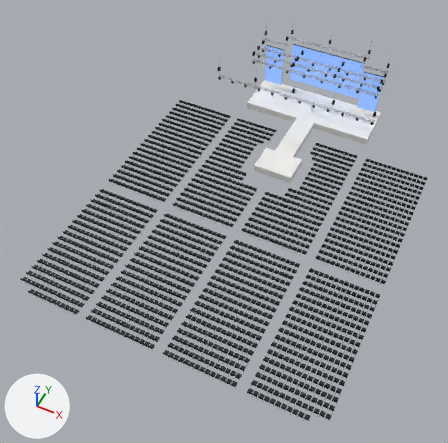
The glTF model samples/product-launch.glb, before and after one commit.
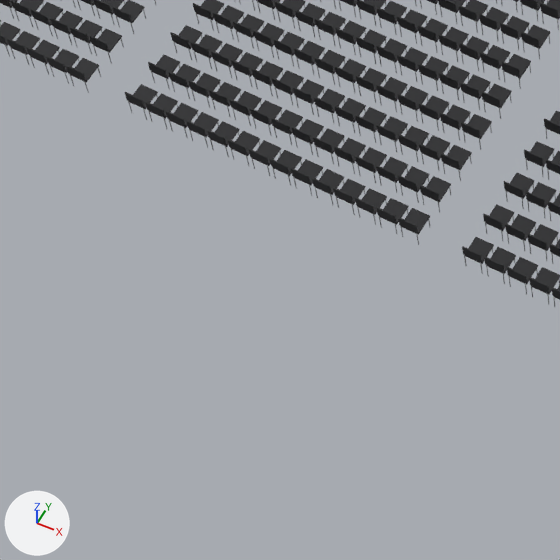
The first picture shows the older version from a 50 mm lens placed at (19.4, -63.0, 53.5), pointed at (-1.1, -22.1, 2.3). The close-ups show the older and then the newer version on the part from 13% to 41% of the width and 67% to 96% of the height of that picture. Only the edits that show in the close-ups are written down. The lights are fixed; the arrows at lower left show +X, +Y and +Z. Where no turn or scale is listed for an object, it has been applied to the vertices.
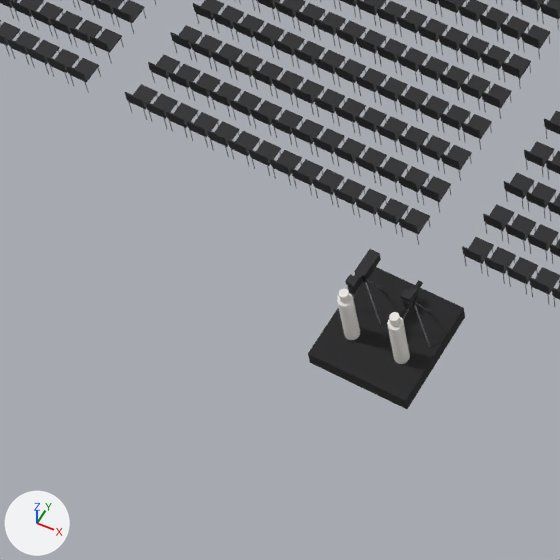
Pixel boxes [x1, y1, x2, y2] of what changed, in the close-ups (560 x 560 px):
'BC.PLATFORM.FOH', added (black)
    after: [308, 267, 465, 409]
'BC.CAM.1.OP', added
    after: [337, 288, 360, 340]
'BC.CAM.2.OP', added
    after: [387, 312, 410, 364]
'BC.CAM.1', added (black)
    after: [345, 249, 381, 295]
'BC.CAM.2', added
    after: [401, 280, 423, 309]
'BC.CAM.2.SUPPORT', added
    after: [402, 295, 430, 347]
'BC.CAM.1.SUPPORT', added
    after: [353, 276, 382, 325]

The edits, one by one:
Material 'SC_Camera' (mat_sc_camera) is new.
Its base color is (0.0194, 0.0194, 0.0232) (black #26262a).
Its metallic is 0.4.
Material 'SC_Camera_Platform' (mat_sc_camera_platform) is new.
Its base color is (0.013, 0.013, 0.0144) (black #1e1e20).
Its roughness is 0.9.
Mesh me_bc_cam_2_op is new.
It has 72 vertices, 128 faces and spans x -0.17..0.17, y -0.17..0.17, z 0.0..1.75.
It uses material mat_sc_reference_figure (white #ebe8e3).
Mesh me_bc_cam_1_op is new.
It has 72 vertices, 128 faces and spans x -0.17..0.17, y -0.17..0.17, z 0.0..1.75.
It uses material mat_sc_reference_figure (white #ebe8e3).
Mesh me_bc_cam_2_support is new.
It has 109 vertices, 204 faces and spans x -0.427..0.434, y -0.262..0.495, z -1.506..-0.06.
Faces by material slot: [12, 192].
It uses material mat_sc_camera (black #26262a).
It uses material mat_sc_leg_steel (grey #9a9aa0).
Mesh me_sc_cam_hdc3500_cj20ex7_8b is new.
It has 52 vertices, 88 faces and spans x -0.109..0.113, y -0.252..0.349, z -0.136..0.284.
It uses material mat_sc_camera (black #26262a).
Mesh me_bc_cam_1_support is new.
It has 109 vertices, 204 faces and spans x -0.434..0.427, y -0.262..0.495, z -1.506..-0.06.
Faces by material slot: [12, 192].
It uses material mat_sc_camera (black #26262a).
It uses material mat_sc_leg_steel (grey #9a9aa0).
Mesh me_sc_cam_hdc3500_uhd_digisuper_90_uj90x9b is new.
It consists of a box spanning x -69.0..69.0, y -134.0..134.0, z -480.0..-112.0; a box spanning x -110.0..110.0, y -284.0..-134.0, z -460.0..-280.0; a box spanning x -125.0..125.0, y -128.0..128.0, z -112.0..498.0.
It uses material mat_sc_camera (black #26262a).
Mesh me_bc_platform_foh is new.
It is a box spanning x -1.22..1.22, y -42.02..-39.59, z 0.0..0.41.
It uses material mat_sc_camera_platform (black #1e1e20).
Object 'BC.CAM.2.OP' (ob_bc_cam_2_op) is new; it shows me_bc_cam_2_op.
Its location is (0.62, -41.18, 0.41).
Object 'BC.CAM.1.OP' (ob_bc_cam_1_op) is new; it shows me_bc_cam_1_op.
Its location is (-0.62, -41.18, 0.41).
Object 'BC.CAM.2.SUPPORT' (ob_bc_cam_2_support) is new; it shows me_bc_cam_2_support.
Its location is (0.61, -40.49, 1.91).
Object 'BC.CAM.2' (ob_bc_cam_2) is new; it shows me_sc_cam_hdc3500_cj20ex7_8b.
Its location is (0.61, -40.49, 1.91).
Object 'BC.CAM.1.SUPPORT' (ob_bc_cam_1_support) is new; it shows me_bc_cam_1_support.
Its location is (-0.61, -40.49, 1.91).
Object 'BC.CAM.1' (ob_bc_cam_1) is new; it shows me_sc_cam_hdc3500_uhd_digisuper_90_uj90x9b.
Its parent is ob_80_01_cameras.
Its location is (-609.6, -1906.0, -40485.0).
Its rotation in degrees is (0.4, 0.8, 0).
Object '80_01_CAMERAS' (ob_80_01_cameras) is new.
Its parent is ob_80_broadcast.
Its location is (0.0, 0.0, 0.0).
Object '80_BROADCAST' (ob_80_broadcast) is new.
Its parent is ob_stagecraft.
Its location is (0.0, 0.0, 0.0).
Object 'BC.PLATFORM.FOH' (ob_bc_platform_foh) is new; it shows me_bc_platform_foh.
Its location is (0.0, 0.0, 0.0).
